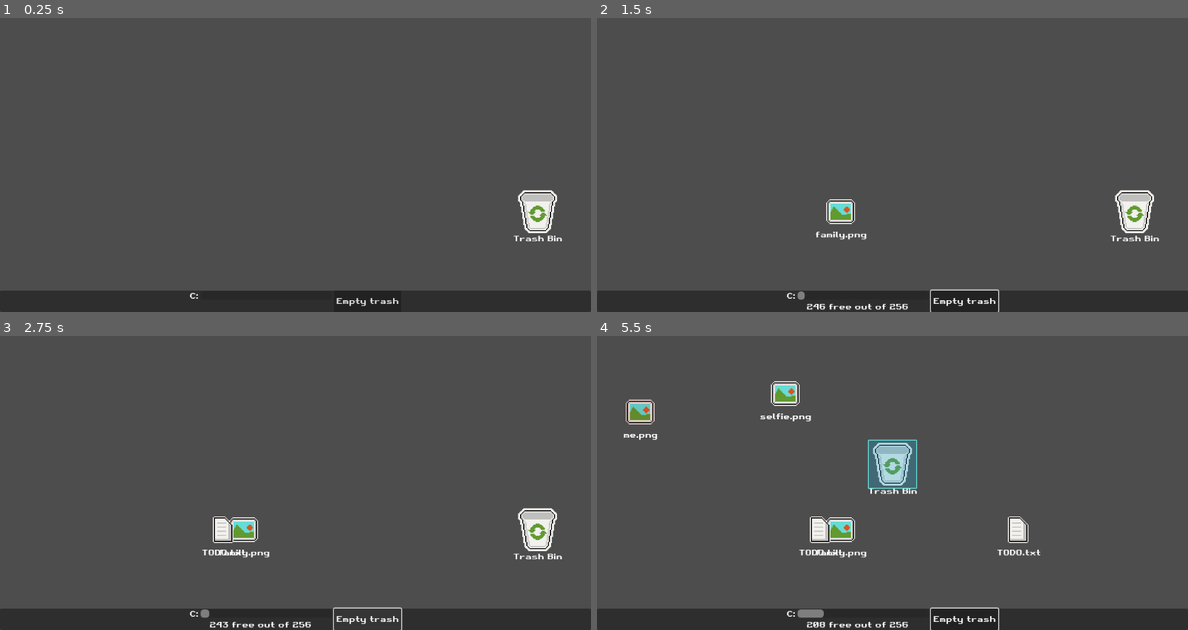
Above: before the commit, frames 1-4 (two rows, left to right).
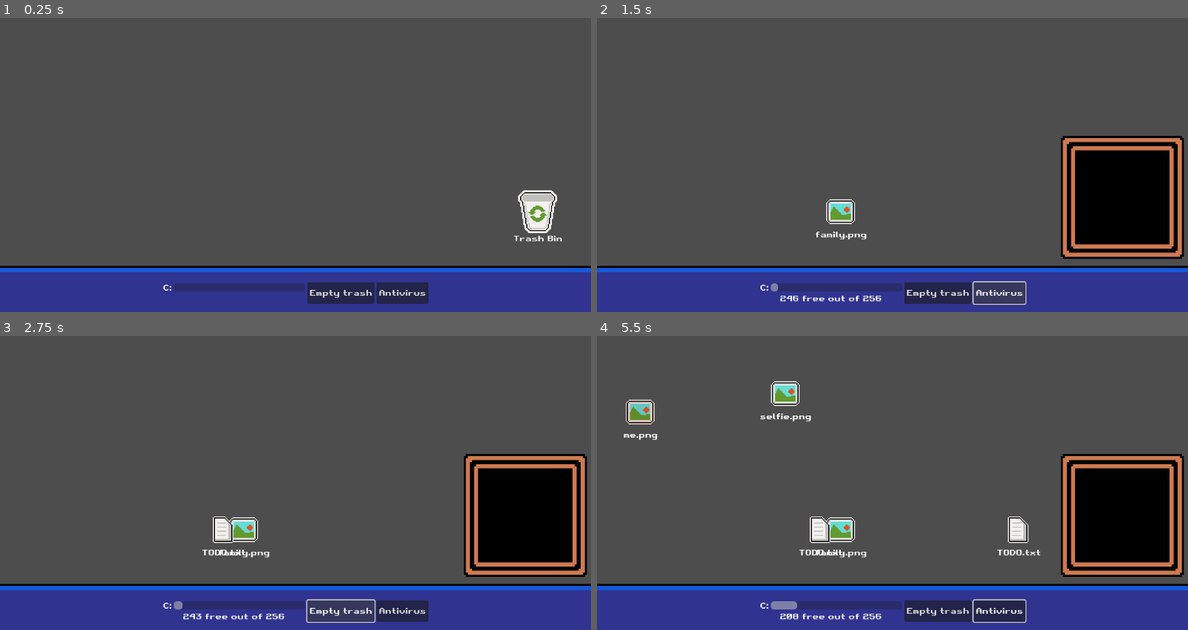
Above: after the commit, the same moments.

Repository: VileOar/ludum-dare-54
Game: Godot game, scene res://scenes/main.tscn
Same seed, same stepped clock (60 frames per second), same inputs: the game is played once before the commit and once after it.
Inputs (mouse positions are in pixels of both pictures, inside the frame that each line leads up to):
- Up to frame 1 (0.25 s): no input
- Up to frame 2 (1.5 s): click "Empty trash" at 0.5 s; click (998, 294) at 1.25 s, where only the run after the commit has a clickable "Antivirus"
- Up to frame 3 (2.75 s): click "Empty trash" at 2 s
- Up to frame 4 (5.5 s): click (998, 612) at 2.75 s, where only the run after the commit has a clickable "Antivirus"; click "Empty trash" at 3.5 s; click (998, 612) at 4.25 s, where only the run after the commit has a clickable "Antivirus"; drag from (1134, 530) to (892, 465) at 5.02 s

The runs differ from the first frame. In frame 1, 16% of the frame differs, in the area x 0-100%, y 84-100%; in frame 2, 24%; in frame 3, 24%; in frame 4, 26%, in the area x 0-100%, y 35-100%.

Commit message:
[WIP] antivirus panel

Diff:
--- a/assets/themes/default_theme.tres
+++ b/assets/themes/default_theme.tres
@@ -3,28 +3,20 @@
 [ext_resource type="Texture2D" uid="uid://c0kt1jh1aw8dm" path="res://assets/gfx/panels/desktop_panels.png" id="1_xv5vh"]
 
 [sub_resource type="StyleBoxTexture" id="StyleBoxTexture_4ibde"]
-content_margin_left = 6.0
-content_margin_top = 6.0
-content_margin_right = 6.0
-content_margin_bottom = 6.0
+texture = ExtResource("1_xv5vh")
+texture_margin_left = 32.0
+texture_margin_top = 32.0
+texture_margin_right = 32.0
+texture_margin_bottom = 32.0
+region_rect = Rect2(0, 384, 96, 96)
+
+[sub_resource type="StyleBoxTexture" id="StyleBoxTexture_da8nw"]
 texture = ExtResource("1_xv5vh")
 texture_margin_left = 8.0
 texture_margin_top = 8.0
 texture_margin_right = 8.0
 texture_margin_bottom = 8.0
-region_rect = Rect2(0, 96, 24, 24)
-
-[sub_resource type="StyleBoxTexture" id="StyleBoxTexture_da8nw"]
-content_margin_left = 4.0
-content_margin_top = 4.0
-content_margin_right = 4.0
-content_margin_bottom = 4.0
-texture = ExtResource("1_xv5vh")
-texture_margin_left = 8.0
-texture_margin_top = 8.0
-texture_margin_right = 8.0
-texture_margin_bottom = 8.0
-region_rect = Rect2(0, 120, 24, 24)
+region_rect = Rect2(0, 480, 96, 96)
 
 [sub_resource type="StyleBoxTexture" id="StyleBoxTexture_hast1"]
 content_margin_left = 4.0
@@ -36,38 +28,31 @@
 texture_margin_top = 8.0
 texture_margin_right = 8.0
 texture_margin_bottom = 8.0
-region_rect = Rect2(0, 0, 24, 24)
+region_rect = Rect2(0, 0, 96, 96)
 
 [sub_resource type="StyleBoxTexture" id="StyleBoxTexture_3dgwe"]
 texture = ExtResource("1_xv5vh")
-texture_margin_left = 8.0
-texture_margin_top = 8.0
-texture_margin_right = 8.0
-texture_margin_bottom = 8.0
-region_rect = Rect2(0, 48, 24, 24)
+texture_margin_left = 32.0
+texture_margin_top = 32.0
+texture_margin_right = 32.0
+texture_margin_bottom = 24.0
+region_rect = Rect2(0, 192, 96, 96)
 
 [sub_resource type="StyleBoxTexture" id="StyleBoxTexture_f1jrm"]
-content_margin_left = 4.0
-content_margin_right = 4.0
-content_margin_bottom = 4.0
 texture = ExtResource("1_xv5vh")
-texture_margin_left = 8.0
-texture_margin_top = 8.0
-texture_margin_right = 8.0
-texture_margin_bottom = 8.0
-region_rect = Rect2(0, 72, 24, 24)
+texture_margin_left = 16.0
+texture_margin_top = 32.0
+texture_margin_right = 16.0
+texture_margin_bottom = 16.0
+region_rect = Rect2(0, 288, 96, 96)
 
 [sub_resource type="StyleBoxTexture" id="StyleBoxTexture_qu1sc"]
-content_margin_left = 8.0
-content_margin_top = 4.0
-content_margin_right = 8.0
-content_margin_bottom = 8.0
 texture = ExtResource("1_xv5vh")
-texture_margin_left = 8.0
+texture_margin_left = 24.0
 texture_margin_top = 8.0
-texture_margin_right = 8.0
-texture_margin_bottom = 8.0
-region_rect = Rect2(0, 24, 24, 24)
+texture_margin_right = 24.0
+texture_margin_bottom = 24.0
+region_rect = Rect2(0, 96, 96, 96)
 
 [resource]
 AntivirusPanel/base_type = &"PanelContainer"
--- a/scenes/ui/toolbar.tscn
+++ b/scenes/ui/toolbar.tscn
@@ -20,6 +20,7 @@
 anchor_bottom = 1.0
 grow_horizontal = 2
 grow_vertical = 0
+theme_type_variation = &"ToolbarPanel"
 
 [node name="HBoxContainer" type="HBoxContainer" parent="PanelContainer"]
 layout_mode = 2
@@ -50,8 +51,30 @@
 horizontal_alignment = 1
 vertical_alignment = 1
 
-[node name="Button" type="Button" parent="PanelContainer/HBoxContainer"]
+[node name="EmptyButton" type="Button" parent="PanelContainer/HBoxContainer"]
 layout_mode = 2
 text = "Empty trash"
 
-[connection signal="pressed" from="PanelContainer/HBoxContainer/Button" to="." method="_on_button_pressed"]
+[node name="AntiVButton" type="Button" parent="PanelContainer/HBoxContainer"]
+layout_mode = 2
+text = "Antivirus"
+
+[node name="AntivirusPanel" type="PanelContainer" parent="."]
+unique_name_in_owner = true
+visible = false
+layout_mode = 1
+anchors_preset = 3
+anchor_left = 1.0
+anchor_top = 1.0
+anchor_right = 1.0
+anchor_bottom = 1.0
+offset_left = -248.0
+offset_top = -344.0
+offset_right = -8.0
+offset_bottom = -104.0
+grow_horizontal = 0
+grow_vertical = 0
+theme_type_variation = &"AntivirusPanel"
+
+[connection signal="pressed" from="PanelContainer/HBoxContainer/EmptyButton" to="." method="_on_empty_button_pressed"]
+[connection signal="pressed" from="PanelContainer/HBoxContainer/AntiVButton" to="." method="_on_anti_v_button_pressed"]
--- a/scripts/ui/toolbar.gd
+++ b/scripts/ui/toolbar.gd
@@ -3,6 +3,8 @@
 
 @onready var disk_space_bar := %DiskSpaceBar
 @onready var disk_space_label := %DiskSpaceLabel
+
+@onready var antivirus_panel := %AntivirusPanel
 
 
 func _on_disk_space_manager_space_update(new_space, max_space):
@@ -14,5 +16,12 @@
 	disk_space_label.text = str(max_space - new_space) + " free out of " + str(max_space)
 
 
-func _on_button_pressed():
+func _on_empty_button_pressed():
 	SignalManager.empty_trash.emit()
+
+
+func _on_anti_v_button_pressed():
+	if antivirus_panel.visible:
+		antivirus_panel.hide()
+	else:
+		antivirus_panel.show()
Binary file changed: assets/aseprite/desktop_panels.aseprite
Binary file changed: assets/gfx/panels/desktop_panels.png
